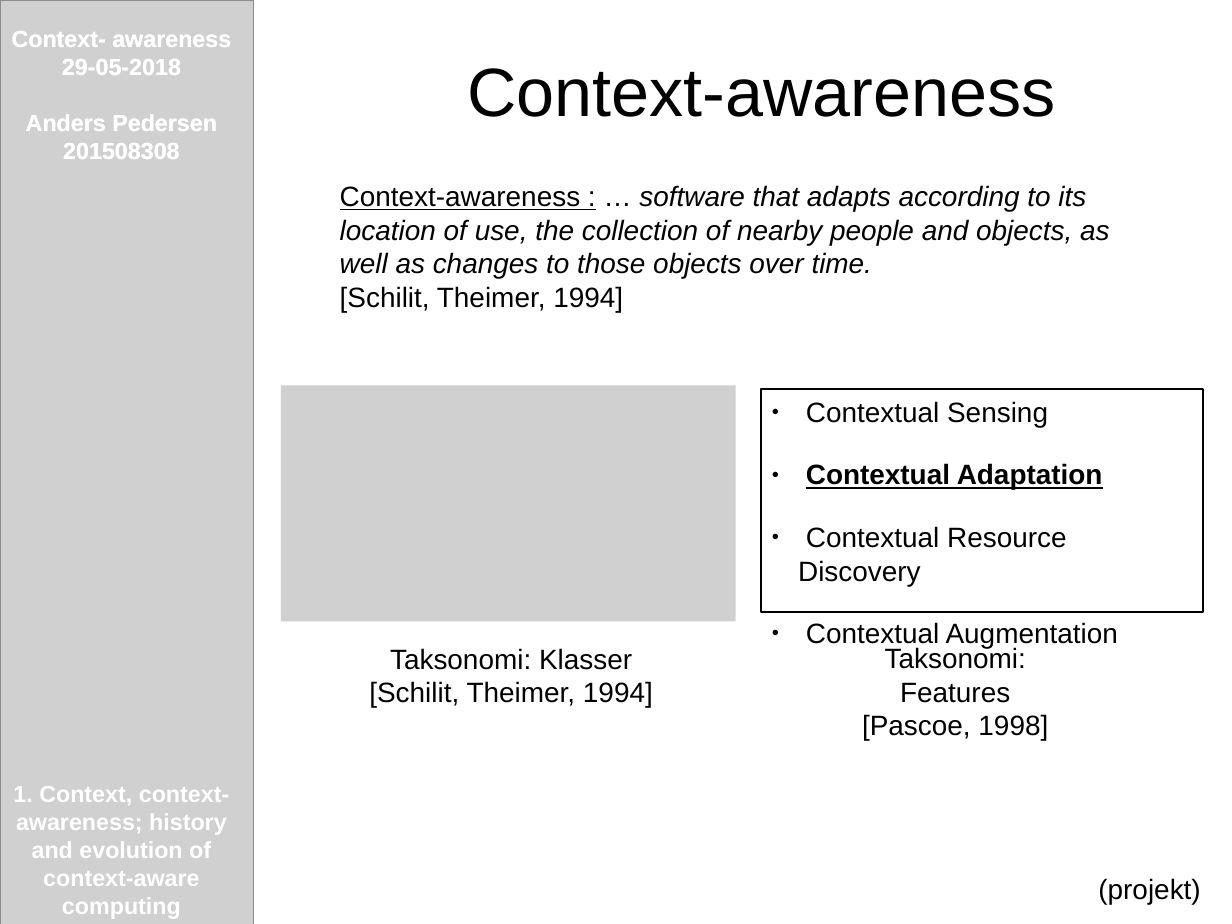
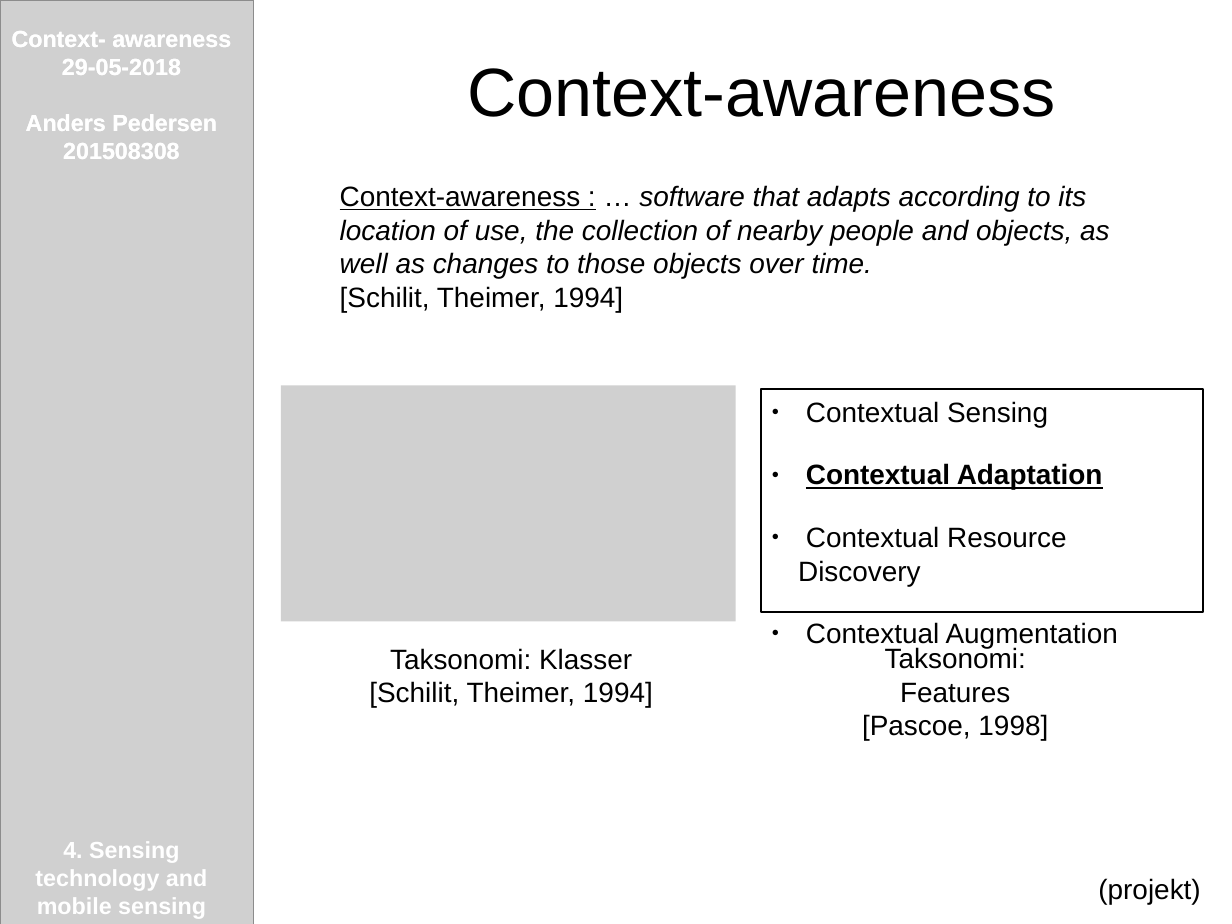
Before and after one commit to AndersHP/ContextAwarenessEksamen, a slide deck: slide 3 of 4SensingTechnologyAndMobileSensingConcepts.odp. Drawn at 1232x924 pixels with LibreOffice and Linux fonts; fonts in the diff are those of the drawing; grey boxes stand for pictures. Boxes give left, top, right and bottom in pixels: in the first picture for what was removed or moved away, otherwise in the second. Text is boxed around its words. In the diff, an @@ line names an element or a change of style, - is before the commit and + after.

```diff
--- a/4SensingTechnologyAndMobileSensingConcepts.odp
+++ b/4SensingTechnologyAndMobileSensingConcepts.odp
@@ text at [35,841,207,919]: text changed @@
-1. Context, context-awareness; history and evolution of context-aware computing applications.
+4. Sensing technology and mobile sensing concepts
```
Also in this commit, not shown: 10 other slides changed, 4 other files.
